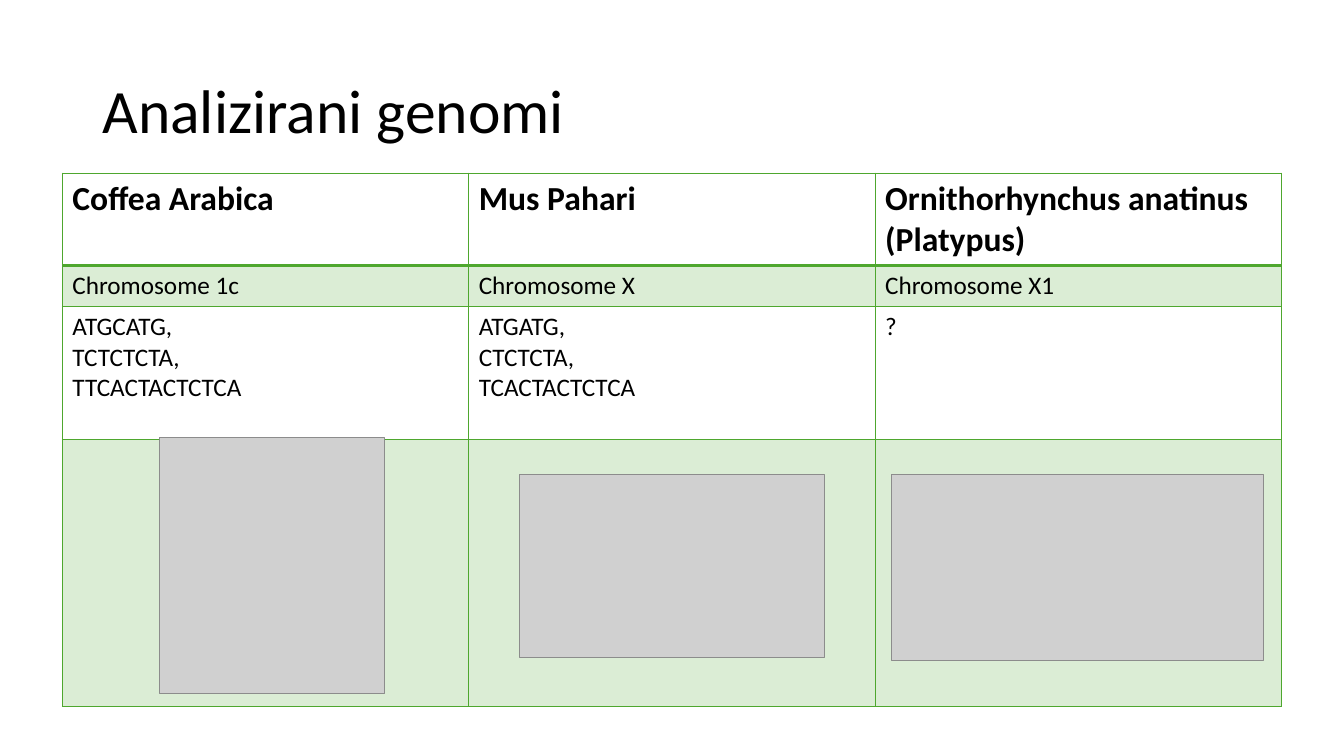
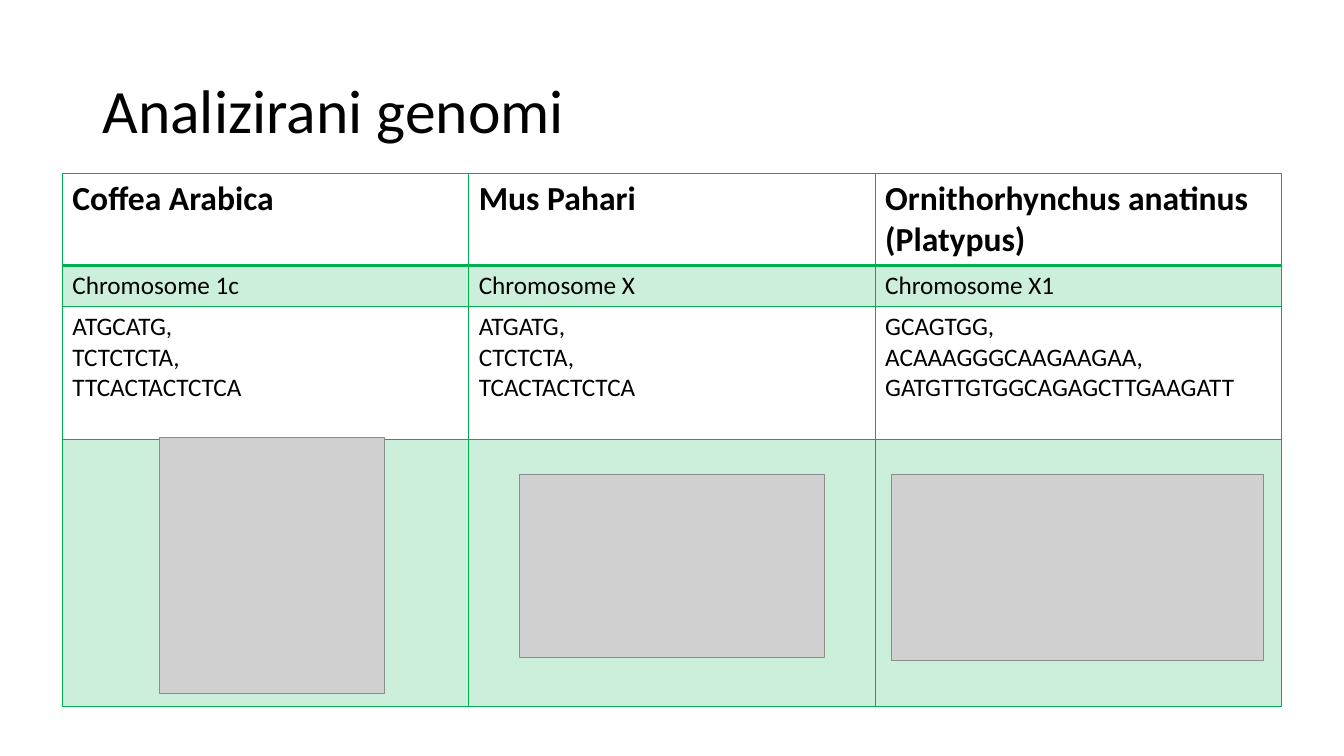
Before and after one commit to Anastasija42/genomska_informatika, a slide deck: slide 3 of Burrows-Wheeler transformacija i FM index.pptx. Drawn at 1344x756 pixels with LibreOffice and Linux fonts; fonts in the diff are those of the drawing; grey boxes stand for pictures. Boxes give left, top, right and bottom in pixels: in the first picture for what was removed or moved away, otherwise in the second. Text is boxed around its words. In the diff, an @@ line names an element or a change of style, - is before the commit and + after.

```diff
--- a/Burrows-Wheeler transformacija i FM index.pptx
+++ b/Burrows-Wheeler transformacija i FM index.pptx
@@ table at (63,173,1281,703) @@
-row 3, column 3: ?
+row 3, column 3: GCAGTGG, / ACAAAGGGCAAGAAGAA, / GATGTTGTGGCAGAGCTTGAAGATT
@@ fill #4EA72E at 20% opacity to #00B050 at 20% opacity in 6 cells @@
@@ borders changed @@
```
Also in this commit, not shown: 3 other slides changed, 7 slides added, 1 slide removed.
